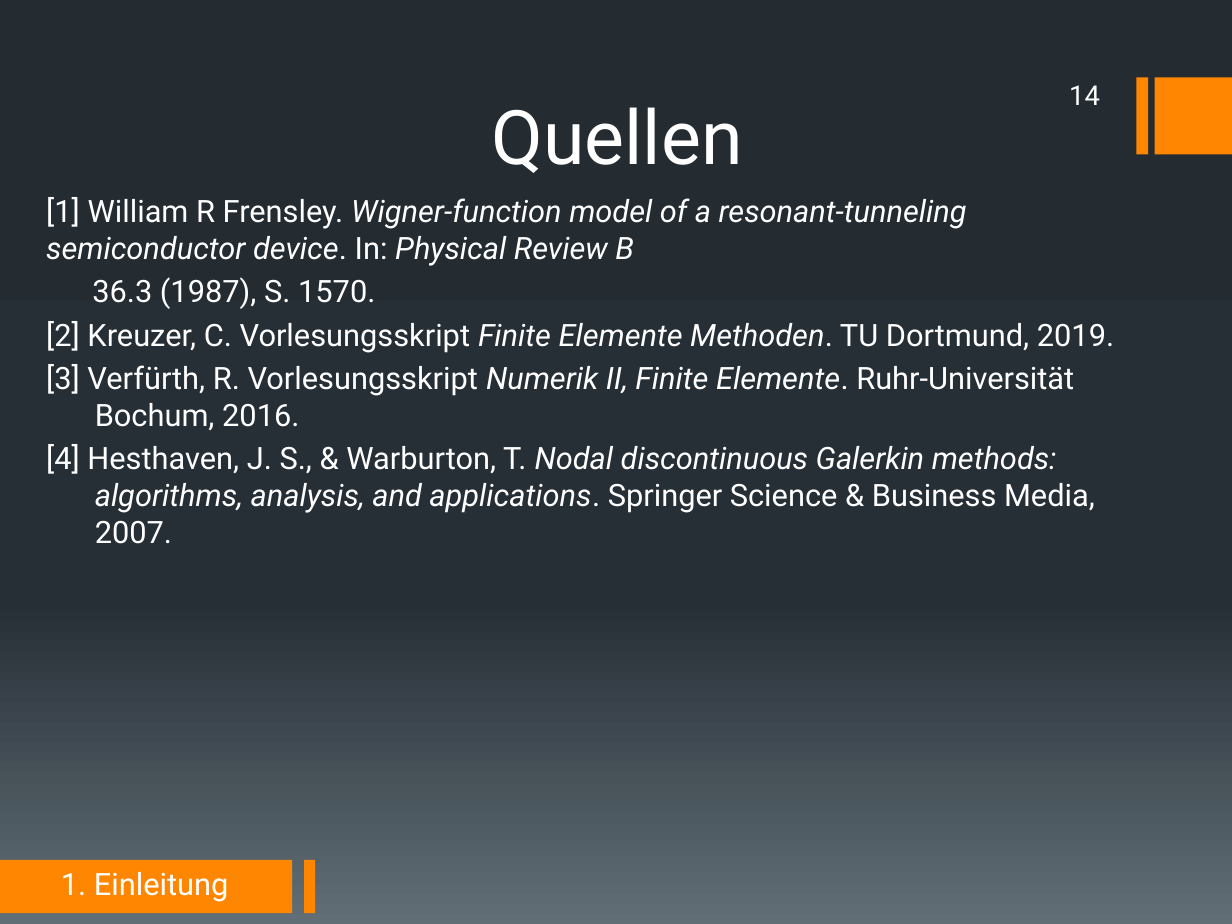
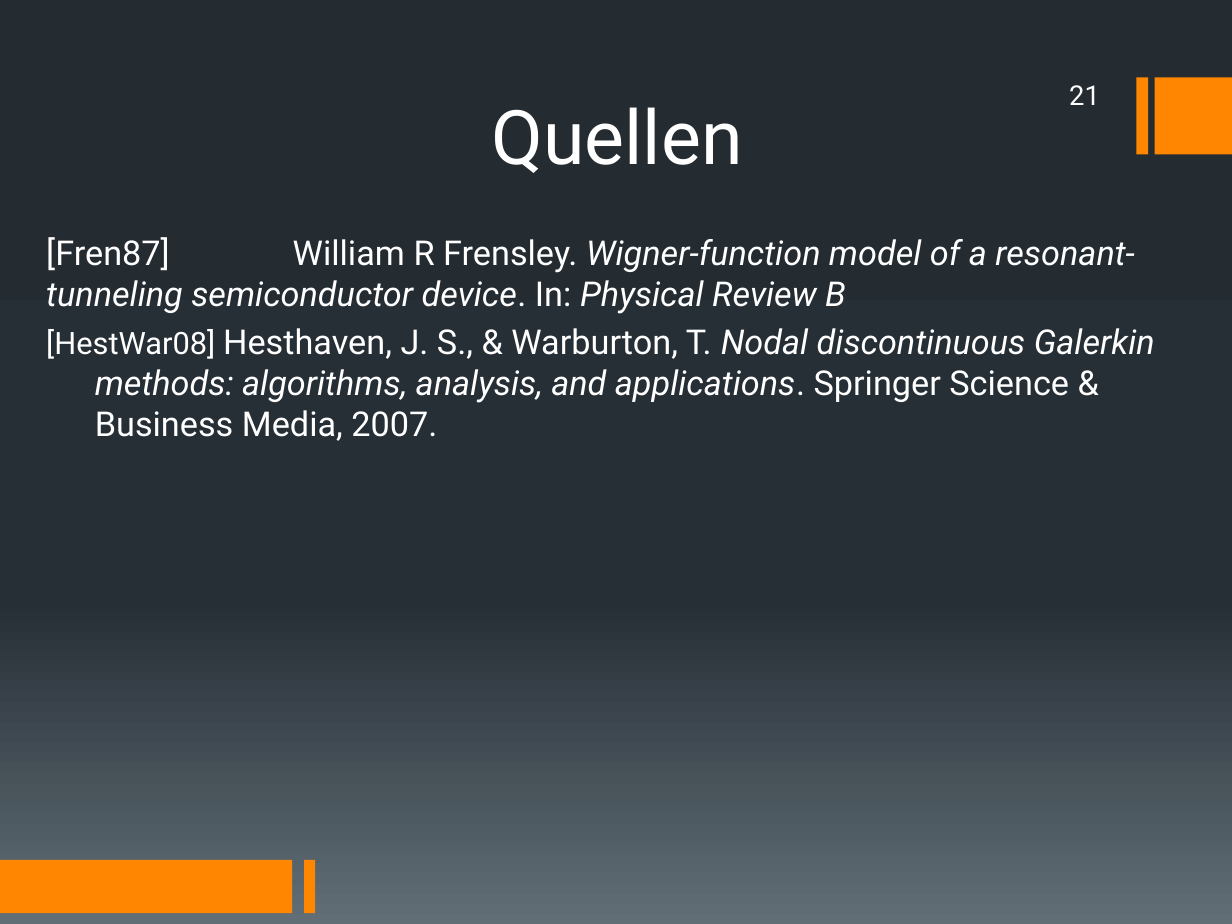
Before and after one commit to DerKleineGauss/Masterarbeit, a slide deck: slide 21 of Abschlussvortrag/Präsentation.pptx (slide 14 before the commit). Drawn at 1232x924 pixels with LibreOffice and Linux fonts; fonts in the diff are those of the drawing. Boxes give left, top, right and bottom in pixels: in the first picture for what was removed or moved away, otherwise in the second. Text is boxed around its words. In the diff, an @@ line names an element or a change of style, - is before the commit and + after.

```diff
--- a/Abschlussvortrag/Präsentation.pptx
+++ b/Abschlussvortrag/Präsentation.pptx
@@ page number at [1069,85,1100,105]: text changed @@
-14
+21
@@ text at [46,237,1155,441]: text changed; size 18 to 20 pt; italic on @@
-[1] William R Frensley. Wigner-function model of a resonant-tunneling semiconductor device. In: Physical Review B
-36.3 (1987), S. 1570.
-[2] Kreuzer, C. Vorlesungsskript Finite Elemente Methoden. TU Dortmund, 2019.
-[3] Verfürth, R. Vorlesungsskript Numerik II, Finite Elemente. Ruhr-Universität Bochum, 2016.
-[4] Hesthaven, J. S., & Warburton, T. Nodal discontinuous Galerkin methods: algorithms, analysis, and applications. Springer Science & Business Media, 2007.
+[Fren87] William R Frensley. Wigner-function model of a resonant-tunneling semiconductor device. In: Physical Review B
+[HestWar08] Hesthaven, J. S., & Warburton, T. Nodal discontinuous Galerkin methods: algorithms, analysis, and applications. Springer Science & Business Media, 2007.
@@ text removed at [61,872,229,902] @@
-1. Einleitung
```
Also in this commit, not shown: 6 other slides changed, 14 slides added, 7 slides removed.
